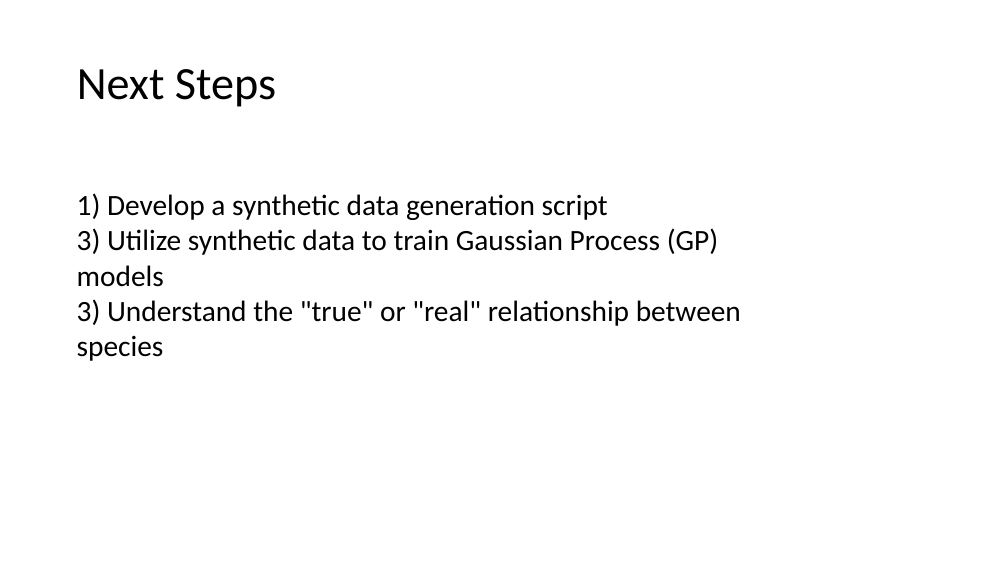
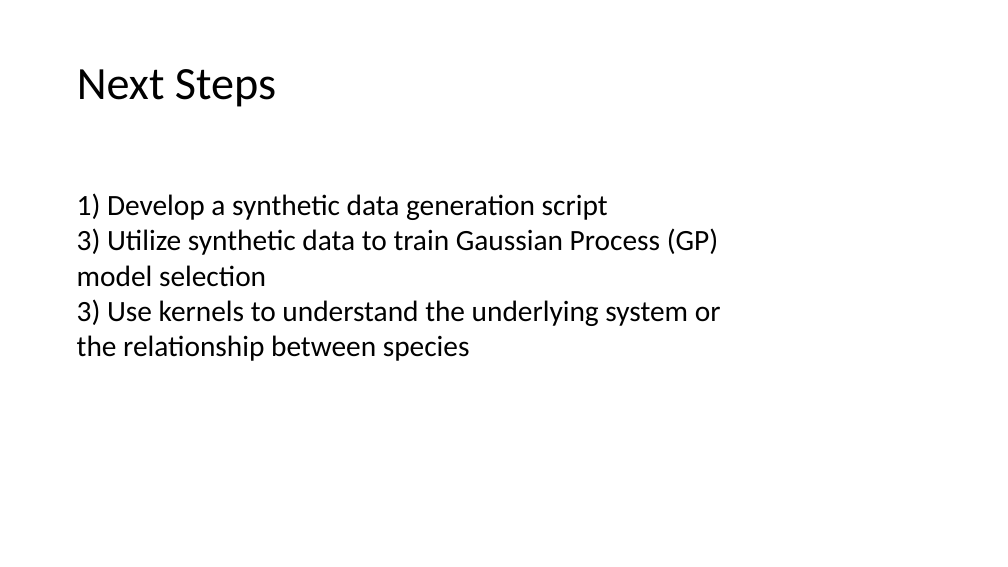
Before and after one commit to Fontanapink/GPs, a slide deck: slide 13 of GPRCommunities.pptx (slide 11 before the commit). Drawn at 1008x567 pixels with LibreOffice and Linux fonts; fonts in the diff are those of the drawing. Boxes give left, top, right and bottom in pixels: in the first picture for what was removed or moved away, otherwise in the second. Text is boxed around its words. In the diff, an @@ line names an element or a change of style, - is before the commit and + after.

```diff
--- a/GPRCommunities.pptx
+++ b/GPRCommunities.pptx
@@ text at [77,228,721,361]: text changed @@
-3) Utilize synthetic data to train Gaussian Process (GP) models
-3) Understand the "true" or "real" relationship between species
+3) Utilize synthetic data to train Gaussian Process (GP) model selection
+3) Use kernels to understand the underlying system or the relationship between species
```
Also in this commit, not shown: 11 other slides changed, 4 slides added, 1 slide removed.
